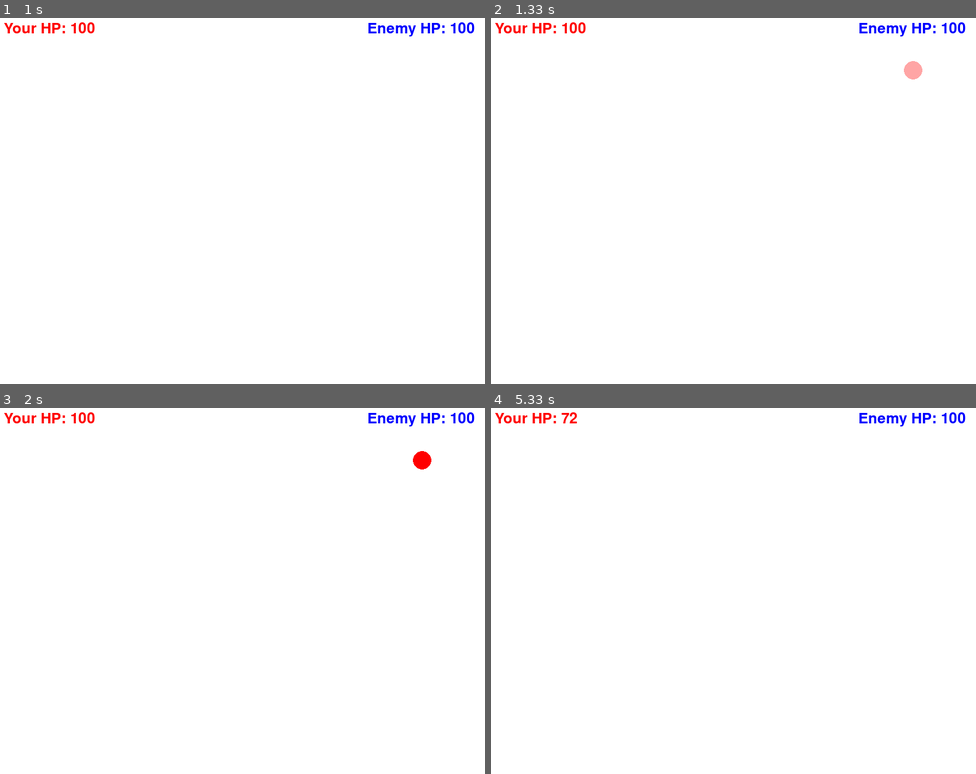
Above: before the commit, frames 1-4 (two rows, left to right).
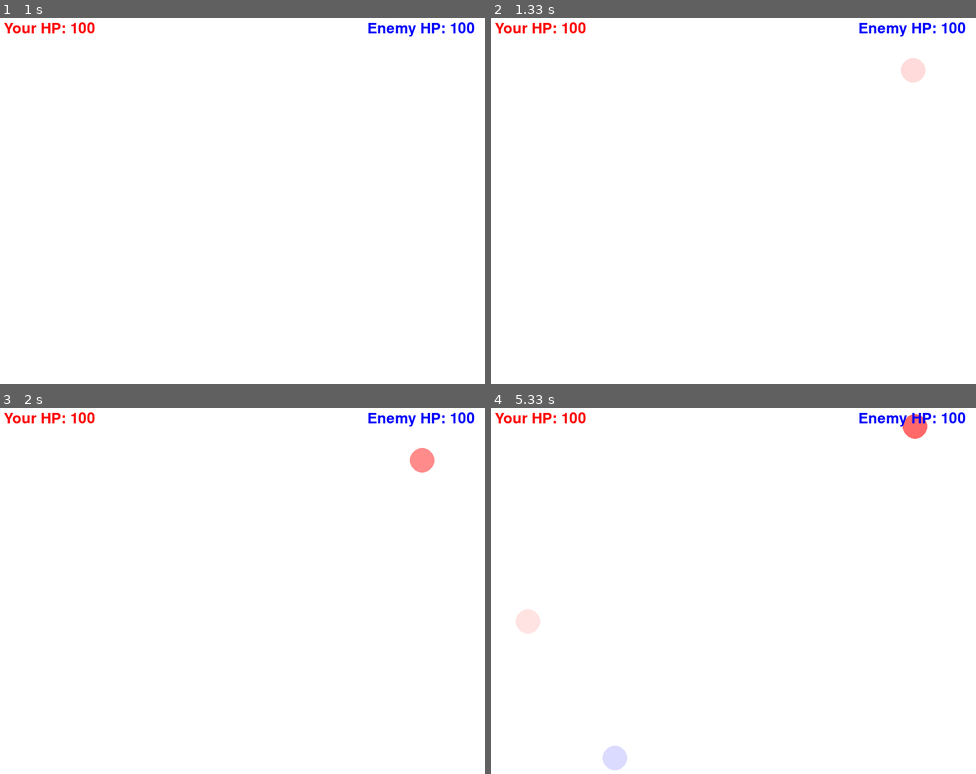
Above: after the commit, the same moments.

Repository: singsingsing3/SamuraiSword.pygame
Game: pygame game, started from GamePlay.py
Two runs of this game, one before a commit and one after it. Both use one fixed random seed, a clock stepped at 60 frames per second and the inputs below.
Inputs:
- Up to frame 1 (1 s): no input
- Up to frame 2 (1.33 s): no input
- Up to frame 3 (2 s): no input
- Up to frame 4 (5.33 s): no input

Frame 1 is identical in both runs. In frame 2, 0.3% of the frame differs, in the area x 84-90%, y 10-18%; in frame 3, 0.3%; in frame 4, 0.8%, in the area x 5-90%, y 1-99%.

Commit message:
ClassesSeperate

Diff:
--- /dev/null
+++ b/Classes.py
@@ -0,0 +1,56 @@
+import pygame
+import time
+
+
+# 화면 설정
+width, height = 800, 600
+screen = pygame.display.set_mode((width, height))
+
+# 점 정보 클래스
+class Dot:
+    def __init__(self, x, y, color, radius, alpha=255,):
+        self.x = x
+        self.y = y
+        self.radius = radius
+        self.color = color
+        self.alpha = alpha  # 이펙트
+        self.creation_time = time.time()  # 현재 시간으로 초기화
+
+    def draw(self):
+        # 투명도를 적용한 원 그리기
+        dot_surface = pygame.Surface(
+            (self.radius * 2, self.radius * 2), pygame.SRCALPHA)
+        pygame.draw.circle(dot_surface, (self.color[0], self.color[1], self.color[2], self.alpha),
+                           (self.radius, self.radius), self.radius)
+        screen.blit(dot_surface, (self.x - self.radius, self.y - self.radius))
+
+
+
+
+
+#난이도 클래스
+class Difficulty: # 클래스로 찍어내니까 random값이 한판 내에서 고정값이 되어버림
+    def __init__(self, level):
+        if level == 1:
+          self.radius = 20
+          self.speed = 5
+          self.my_attack = 15 #10~20
+          self.enemy_attack = 10 # 5~15
+          self.dot_alpha = 200
+          self.dot_time = 2
+
+        elif level == 2:
+          self.radius = 15
+          self.speed = 4
+          self.my_attack = 10 #5~15
+          self.enemy_attack = 15 #10~20
+          self.dot_alpha = 150
+          self.dot_time = 1.5
+
+        else: #난이도 최상
+          self.radius = 10
+          self.speed = 3
+          self.my_attack = 8 #3~13
+          self.enemy_attack = 20 # 15~25
+          self.dot_alpha = 100
+          self.dot_time = 1.3
--- a/GamePlay.py
+++ b/GamePlay.py
@@ -2,12 +2,7 @@
 import sys
 import random
 import time
-# 점 투명도 조절
-# 난이도 조정
-# radius 크기 조절
-# 점 사라지는 속도 조절
-# 깎이는 체력(상대,나 조절)
-# 클래스를 다른 py로 분류 후 import
+from Classes import Dot, Difficulty
 
 # Pygame 초기화
 pygame.init()
@@ -22,25 +17,10 @@
 RED = (255, 0, 0)
 BLUE = (0, 0, 255)
 
-# 점 정보 클래스
+# 난이도 정의
+level = Difficulty(1) #레벨 설정
 
 
-class Dot:
-    def __init__(self, x, y, color=RED, alpha=255, radius=15):
-        self.x = x
-        self.y = y
-        self.radius = radius
-        self.color = color
-        self.alpha = alpha  # 이펙트
-        self.creation_time = time.time()  # 현재 시간으로 초기화
-
-    def draw(self):
-        # 투명도를 적용한 원 그리기
-        dot_surface = pygame.Surface(
-            (self.radius * 2, self.radius * 2), pygame.SRCALPHA)
-        pygame.draw.circle(dot_surface, (self.color[0], self.color[1], self.color[2], self.alpha),
-                           (self.radius, self.radius), self.radius)
-        screen.blit(dot_surface, (self.x - self.radius, self.y - self.radius))
 
 
 # 게임 루프
@@ -49,10 +29,10 @@
 enemy_health = 100
 font = pygame.font.Font(None, 36)
 next_dot_time_red = time.time() + 1  # 다음 빨간 점이 나타날 시간 초기화
-next_dot_time_blue = time.time() + random.uniform(1, 5)  # 다음 파란 점이 나타날 시간 초기화
+next_dot_time_blue = time.time() + level.speed  # 다음 파란 점이 나타날 시간 초기화
 freeze_time = 0  # 화면이 멈춰있는 시간
 
-while True:
+while enemy_health > 0 and my_health > 0:
     for event in pygame.event.get():
         if event.type == pygame.QUIT:
             pygame.quit()
@@ -61,19 +41,19 @@
     # 새로운 빨간 점 생성 (1초에 한 번씩)
     if time.time() > next_dot_time_red and time.time() > freeze_time:
         dot = Dot(random.randint(20, width - 20),
-                  random.randint(20, height - 20), alpha=0, radius=15)
+                  random.randint(20, height - 20), color=RED, alpha=0, radius=level.radius)
         dots.append(dot)
         next_dot_time_red = time.time() + 1  # 다음 빨간 점이 나타날 시간 업데이트
 
-    # 새로운 파란 점 생성 (1초에서 5초 사이에 한 번씩)
+    # 새로운 파란 점 생성
     if time.time() > next_dot_time_blue and time.time() > freeze_time:
         # 중복된 파란 점을 방지하기 위해 이미 존재하는 파란 점인지 확인
         existing_blue_dots = [dot for dot in dots if dot.color == BLUE]
         if not existing_blue_dots:
             dot = Dot(random.randint(20, width - 20),  # 점이 화면에 잘리지 않도록 범위 설정
-                      random.randint(20, height - 20), color=BLUE, alpha=0, radius=5)
+                      random.randint(20, height - 20), color=BLUE,  radius=level.radius,alpha=0)
             dots.append(dot)
-            next_dot_time_blue = time.time() + random.uniform(1, 5)  # 다음 파란 점이 나타날 시간 업데이트
+            next_dot_time_blue = time.time() + level.speed  # 다음 파란 점이 나타날 시간 업데이트
 
     # 화면 업데이트
     screen.fill(WHITE)
@@ -82,8 +62,8 @@
     for dot in dots:
         dot.draw()
         # 페이드 인 효과
-        if dot.color and dot.alpha < 255:
-            dot.alpha += 5
+        if dot.color and dot.alpha < level.dot_alpha:
+            dot.alpha += 2
 
     # 점수 표시
     my_text = font.render("Your HP: {}".format(my_health), True, RED)
@@ -93,11 +73,10 @@
 
     # 점이 생성된 후 2초 후에 사라짐
     for dot in dots.copy():
-        if time.time() - dot.creation_time > 2:  # 파란점이 제거되지 못하고 사라진 경우
+        if time.time() - dot.creation_time > level.dot_time:  # 파란점이 제거되지 못하고 사라진 경우
             if dot.color == BLUE:  # 파란 점인 경우
                 dots.clear()  # 모든 점 제거
-                my_damage = random.randint(10, 30)
-                my_health -= my_damage
+                my_health -= int(level.enemy_attack + random.uniform(-5, 6))
                 freeze_time = time.time() + 2  # 화면을 2초 동안 멈춤
             elif dot.color == RED:  # 빨간 점인 경우
                 dots.remove(dot)
@@ -115,8 +94,8 @@
                         dot.x - mouse_x, dot.y - mouse_y).length()
                     if distance < dot.radius:
                         dots.remove(dot)
-                        enemy_damage = random.randint(5, 10)  # 적 체력 감소
-                        enemy_health -= enemy_damage
+                          # 적 체력 감소
+                        enemy_health -= int(level.my_attack + random.uniform(-5, 6))
 
     # 2초동안 화면이 멈춰있는 동안
     if time.time() < freeze_time:
@@ -125,3 +104,32 @@
 
     # 화면 업데이트
     pygame.display.flip()
+
+
+if my_health <= 0:
+    lose_font = pygame.font.Font(None, 48)
+    lose = font.render("You Died!", True, RED)
+    text_rect = lose.get_rect(center=(width // 2, height // 2))
+    screen.blit(lose, text_rect.topleft)
+
+elif enemy_health <= 0:
+    # Increase font size to 48 (adjust as needed)
+    win_font = pygame.font.Font(None, 48)
+    win = win_font.render("You Won!", True, BLUE)
+    text_rect = win.get_rect(center=(width // 2, height // 2))
+    screen.blit(win, text_rect.topleft)
+
+pygame.display.flip()  # Display the game over message
+
+# Event handling loop to keep the screen on
+running = True
+
+running = True
+while running:
+    for event in pygame.event.get():
+        if event.type == pygame.QUIT:
+            running = False
+        elif event.type == pygame.KEYDOWN: # 키 누를시 게임종료
+            running = False
+
+pygame.quit()
